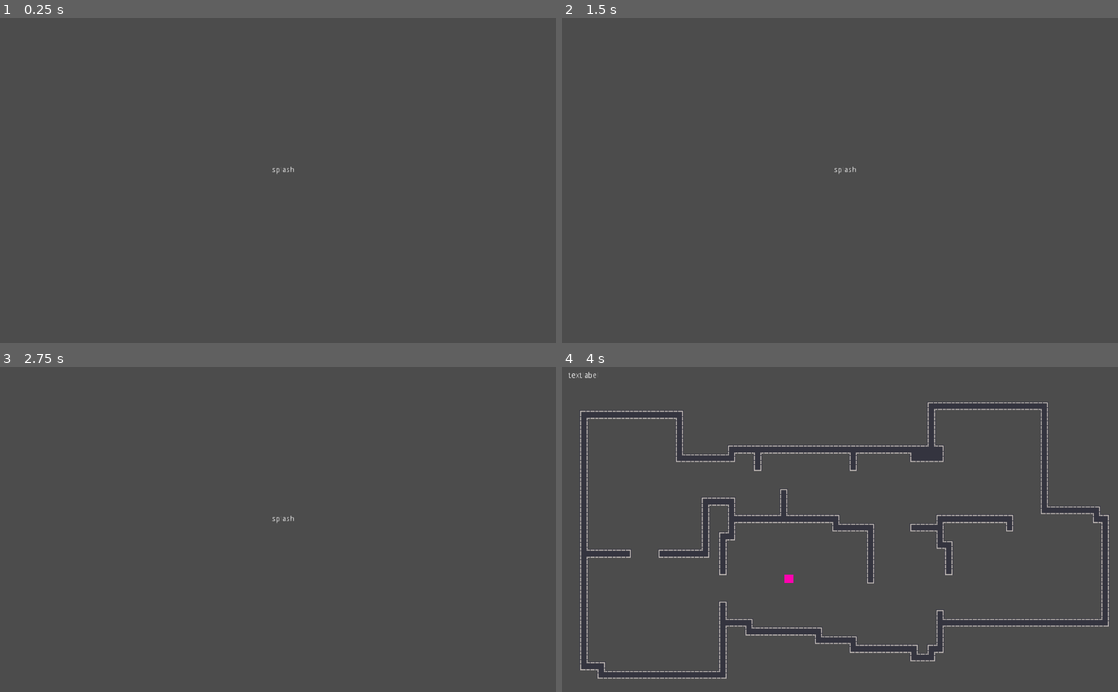
Above: before the commit, frames 1-4 (two rows, left to right).
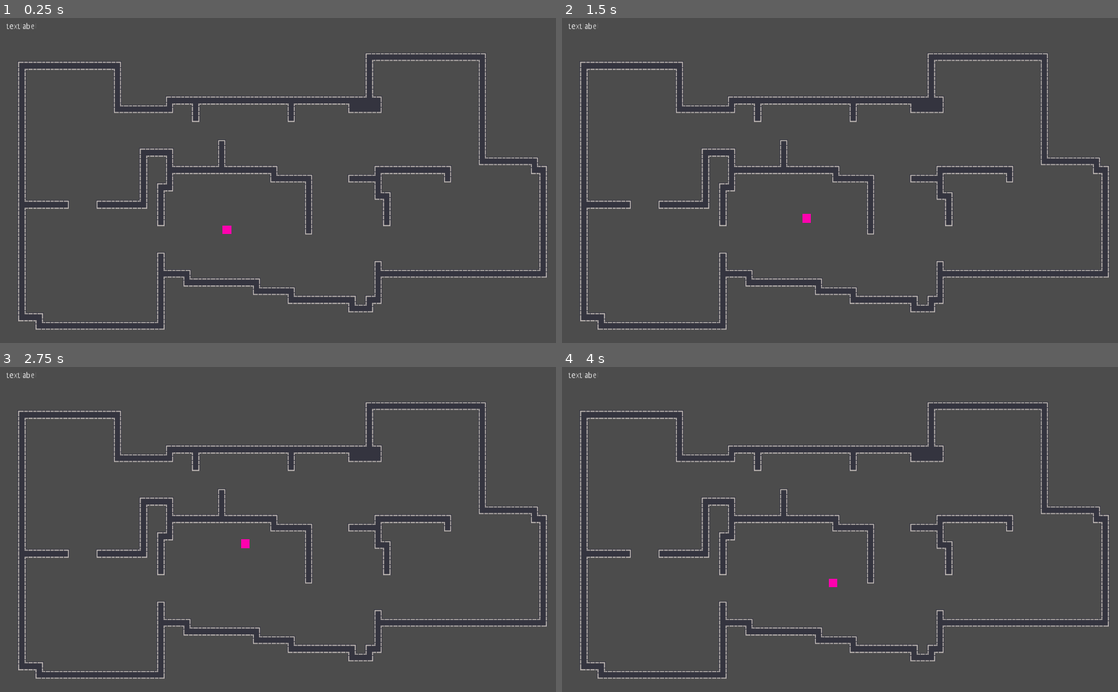
Above: after the commit, the same moments.

Repository: skarnl/godot--gwj-32
Game: Godot game, scene res://screens/splash.tscn
The game is run twice, just before and just after one commit, with the same random seed, the same clock (stepped at 60 frames per second) and the same inputs.
Inputs (mouse positions are in pixels of both pictures, inside the frame that each line leads up to):
- Up to frame 1 (0.25 s): no input
- Up to frame 2 (1.5 s): tap Enter at 0.5 s; move the mouse to (962, 164) at 0.52 s; click (962, 164) at 0.67 s; move the mouse to (728, 196) at 1.27 s; click (728, 196) at 1.42 s
- Up to frame 3 (2.75 s): tap Space at 2 s; move the mouse to (333, 458) at 2.02 s; click (333, 458) at 2.17 s
- Up to frame 4 (4 s): move the mouse to (812, 594) at 2.77 s; click (812, 594) at 2.92 s; click (873, 607) at 3.52 s

The runs differ from the first frame. In frame 1, 3.0% of the frame differs, in the area x 1-99%, y 1-96%; in frame 2, 3.0%; in frame 3, 3.0%; in frame 4, less than 0.1%.

Commit message:
Skip splash (for now)

Diff:
--- a/global/game.gd
+++ b/global/game.gd
@@ -37,7 +37,7 @@
 			SceneLoader.goto_scene(Screens.MAIN_MENU)
 
 		GameState.GAME:
-			if _current_state in {GameState.MAIN_MENU: true}:
+			if _current_state in [GameState.MAIN_MENU, GameState.SPLASH]:
 				_current_state = new_state
 				SceneLoader.goto_scene(Screens.GAME)
 
--- a/screens/main_menu.tscn
+++ b/screens/main_menu.tscn
@@ -85,7 +85,7 @@
 scale = Vector2( 4.38274, 4.38274 )
 frames = SubResource( 7 )
 animation = "title"
-frame = 5
+frame = 2
 speed_scale = 2.3
 playing = true
 centered = false
--- a/screens/splash.gd
+++ b/screens/splash.gd
@@ -3,6 +3,7 @@
 
 # Called when the node enters the scene tree for the first time.
 func _ready():
-	yield(get_tree().create_timer(3.0), "timeout")
+#	yield(get_tree().create_timer(3.0), "timeout")
 
-	Game.transition_to(Game.GameState.MAIN_MENU)
+#	Game.transition_to(Game.GameState.MAIN_MENU)
+	Game.start_game()
